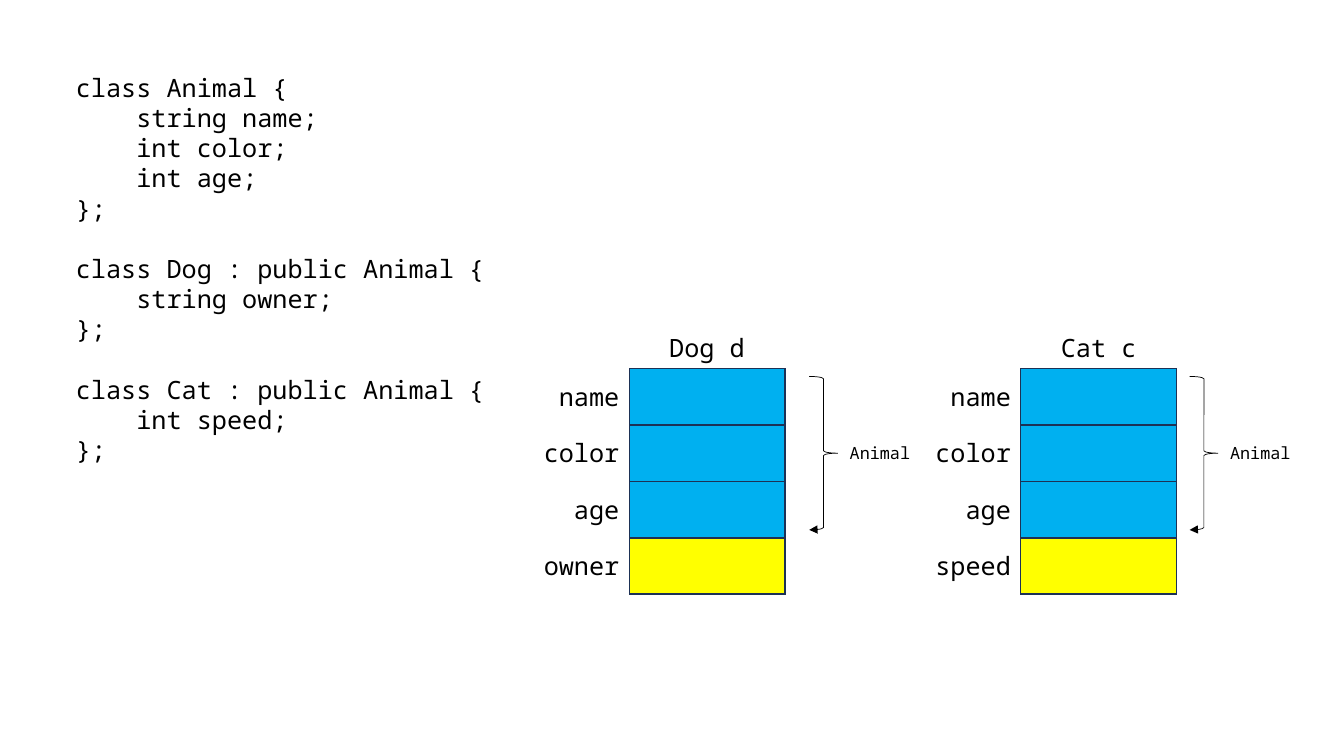
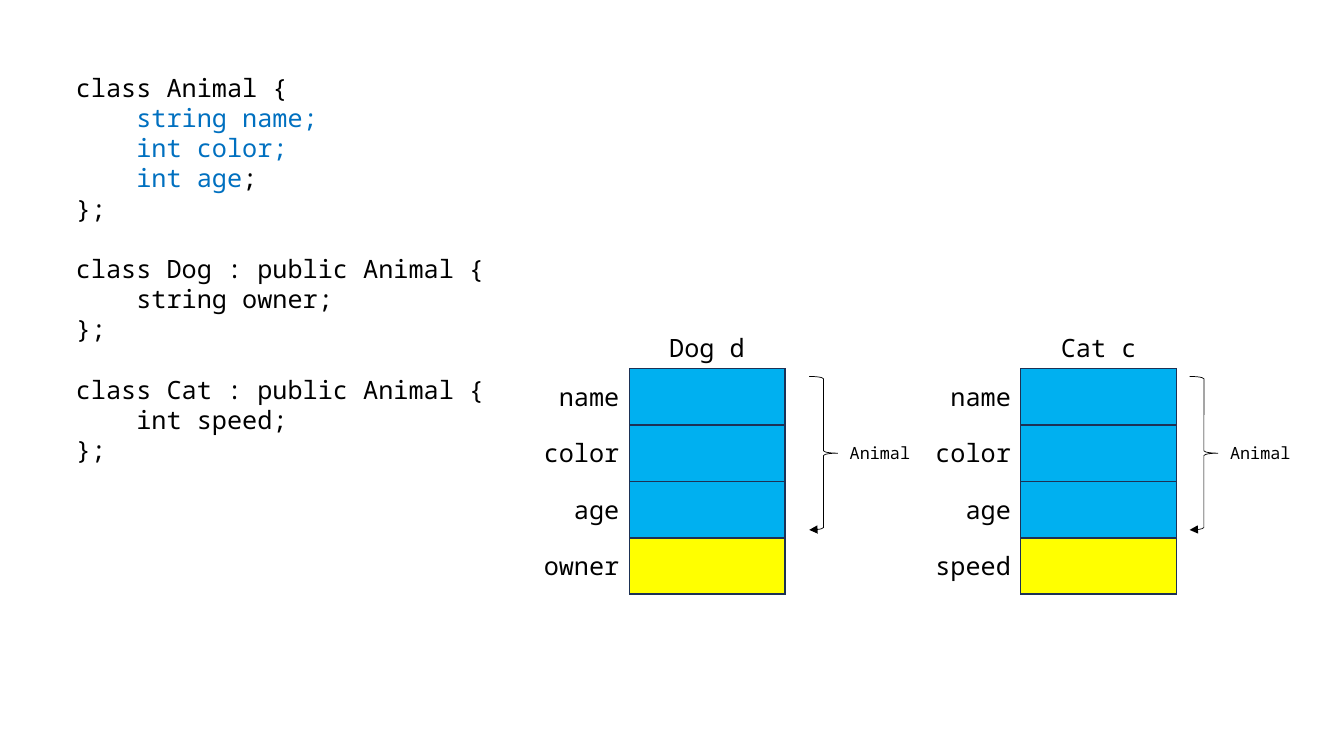
Before and after one commit to loopinf/cpp_230619, a slide deck: slide 27 of 230619.pptx. Drawn at 1344x756 pixels with LibreOffice and Linux fonts; fonts in the diff are those of the drawing. Boxes give left, top, right and bottom in pixels: in the first picture for what was removed or moved away, otherwise in the second. Text is boxed around its words. In the diff, an @@ line names an element or a change of style, - is before the commit and + after.

```diff
--- a/230619.pptx
+++ b/230619.pptx
@@ text at [136,108,318,193]: text colour #000000 to #0070C0 in "string name;", "int color;", "int age;" @@
```
